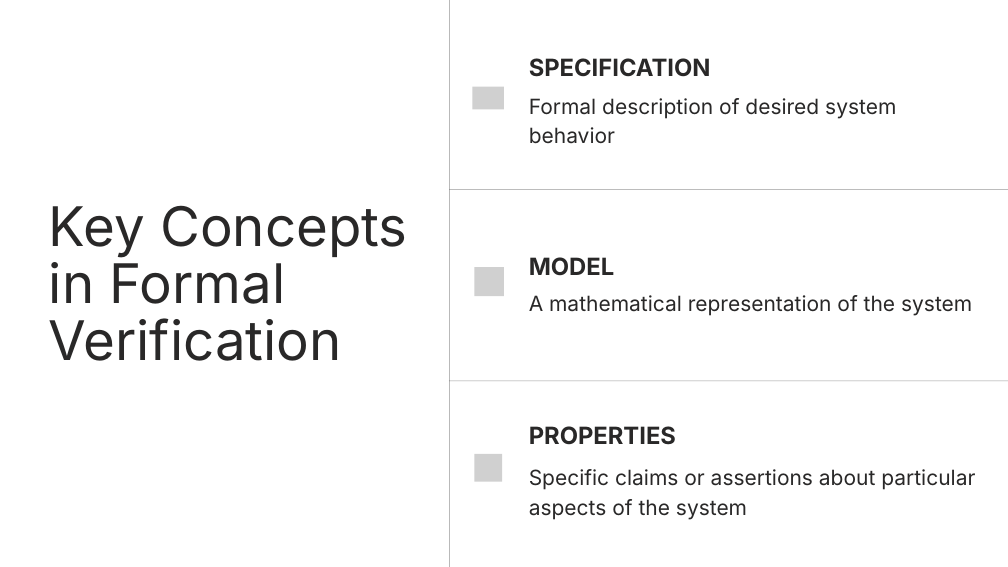
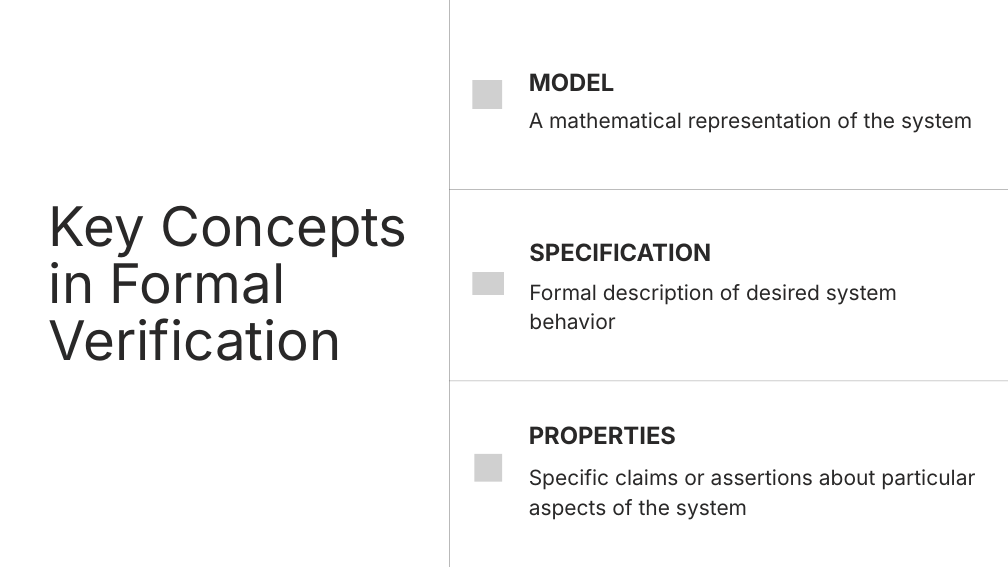
Before and after one commit to Dekel23/Sokoban-DRL, a slide deck: slide 3 of presentation.pptx. Drawn at 1008x567 pixels with LibreOffice and Linux fonts; fonts in the diff are those of the drawing; grey boxes stand for pictures. Boxes give left, top, right and bottom in pixels: in the first picture for what was removed or moved away, otherwise in the second. Text is boxed around its words. In the diff, an @@ line names an element or a change of style, - is before the commit and + after.

```diff
--- a/presentation.pptx
+++ b/presentation.pptx
@@ 2 texts, 1 picture: place and size @@
-2 texts, 1 picture at box(474, 257, 972, 316)
+2 texts, 1 picture at box(473, 73, 972, 133)
@@ 2 texts, 1 picture: place and size @@
-2 texts, 1 picture at box(473, 58, 896, 144)
+2 texts, 1 picture at box(473, 243, 897, 330)
```
Also in this commit, not shown: 1 other slide changed, 8 other files.
